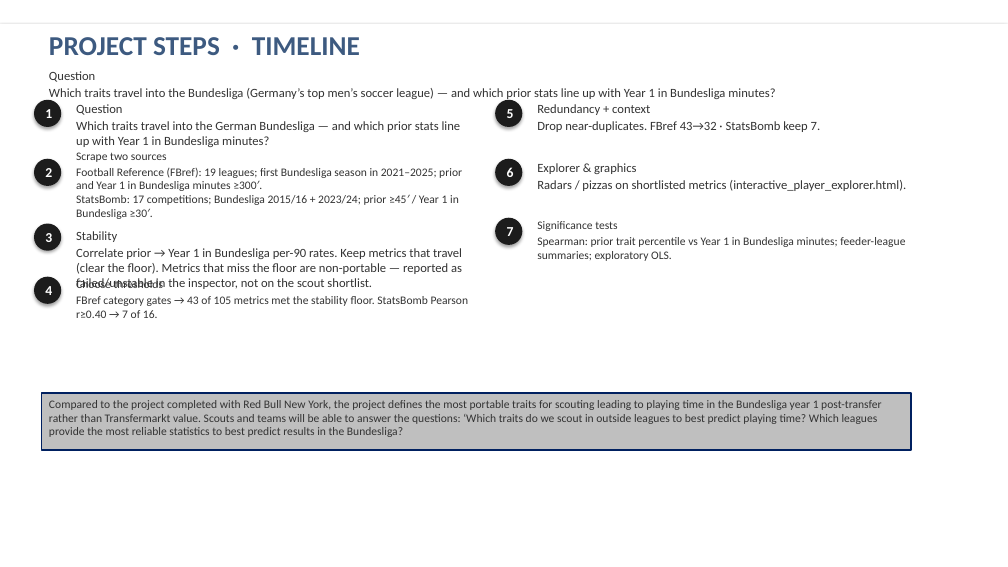
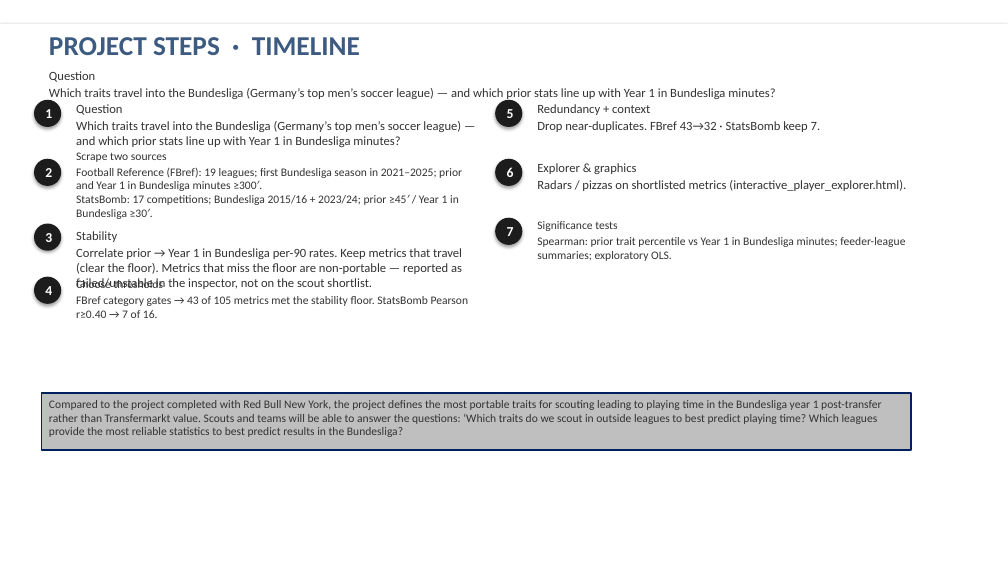
Before and after one commit to colbymorris08/bundesliga-transfer-traits, a slide deck: slide 2 of bundesliga_transfer_traits.pptx. Drawn at 1008x567 pixels with LibreOffice and Linux fonts; fonts in the diff are those of the drawing. Boxes give left, top, right and bottom in pixels: in the first picture for what was removed or moved away, otherwise in the second. Text is boxed around its words. In the diff, an @@ line names an element or a change of style, - is before the commit and + after.

```diff
--- a/bundesliga_transfer_traits.pptx
+++ b/bundesliga_transfer_traits.pptx
@@ text at (x1=76, y1=121, x2=461, y2=147): text changed @@
-Which traits travel into the German Bundesliga — and which prior stats line up with Year 1 in Bundesliga minutes?
+Which traits travel into the Bundesliga (Germany’s top men’s soccer league) — and which prior stats line up with Year 1 in Bundesliga minutes?
```
